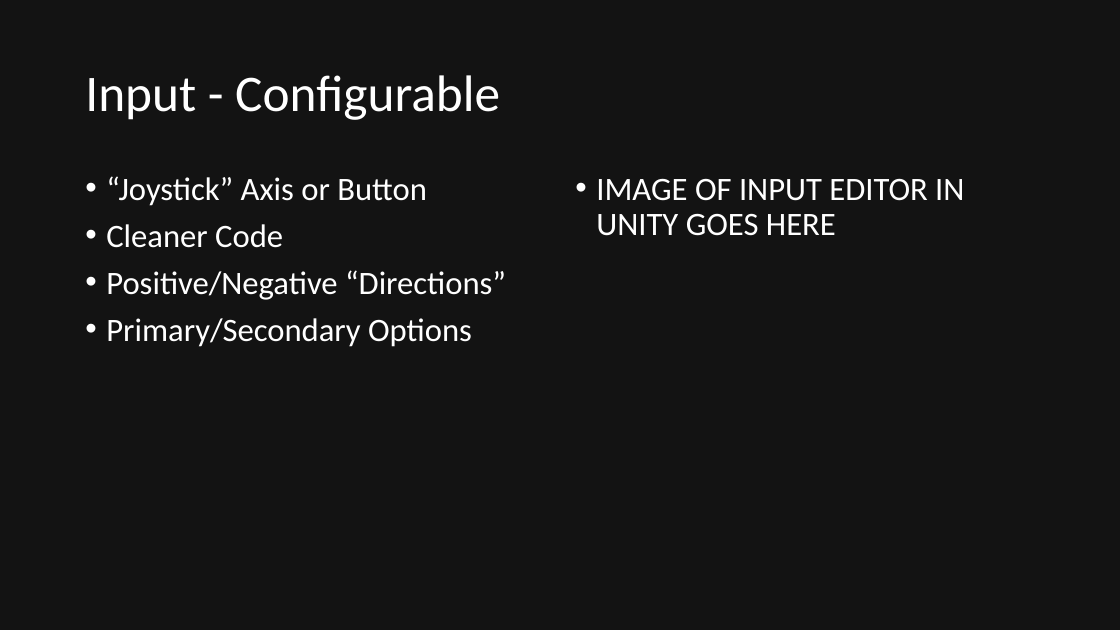
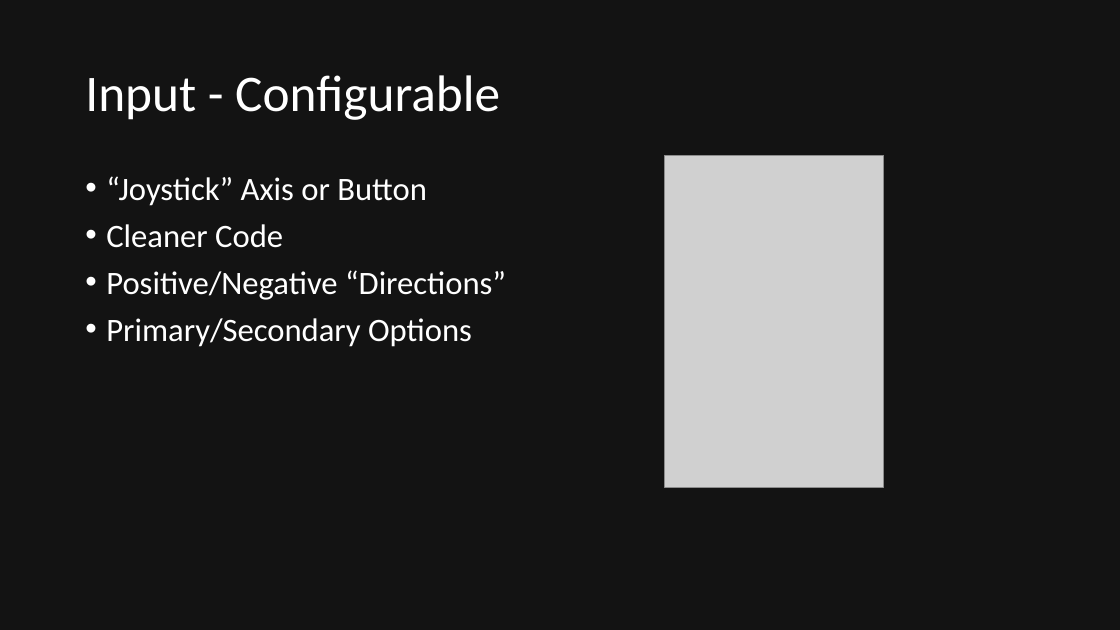
Before and after one commit to quandtm/UnitySTWorkshop, a slide deck: slide 24 of ST_Unity_101.pptx. Drawn at 1120x630 pixels with LibreOffice and Linux fonts; fonts in the diff are those of the drawing; grey boxes stand for pictures. Boxes give left, top, right and bottom in pixels: in the first picture for what was removed or moved away, otherwise in the second. Text is boxed around its words. In the diff, an @@ line names an element or a change of style, - is before the commit and + after.

```diff
--- a/ST_Unity_101.pptx
+++ b/ST_Unity_101.pptx
@@ text removed at [596,178,964,236] @@
-• IMAGE OF INPUT EDITOR IN UNITY GOES HERE
@@ picture added at [665,155,884,487] @@
```
Also in this commit, not shown: 7 other slides changed, 1 other file.
